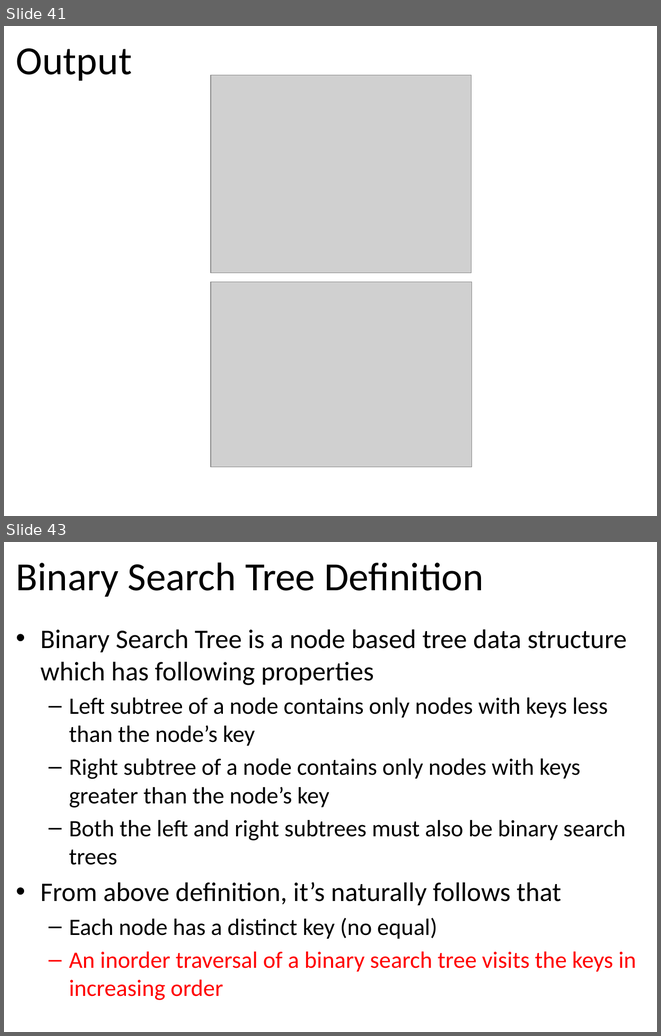
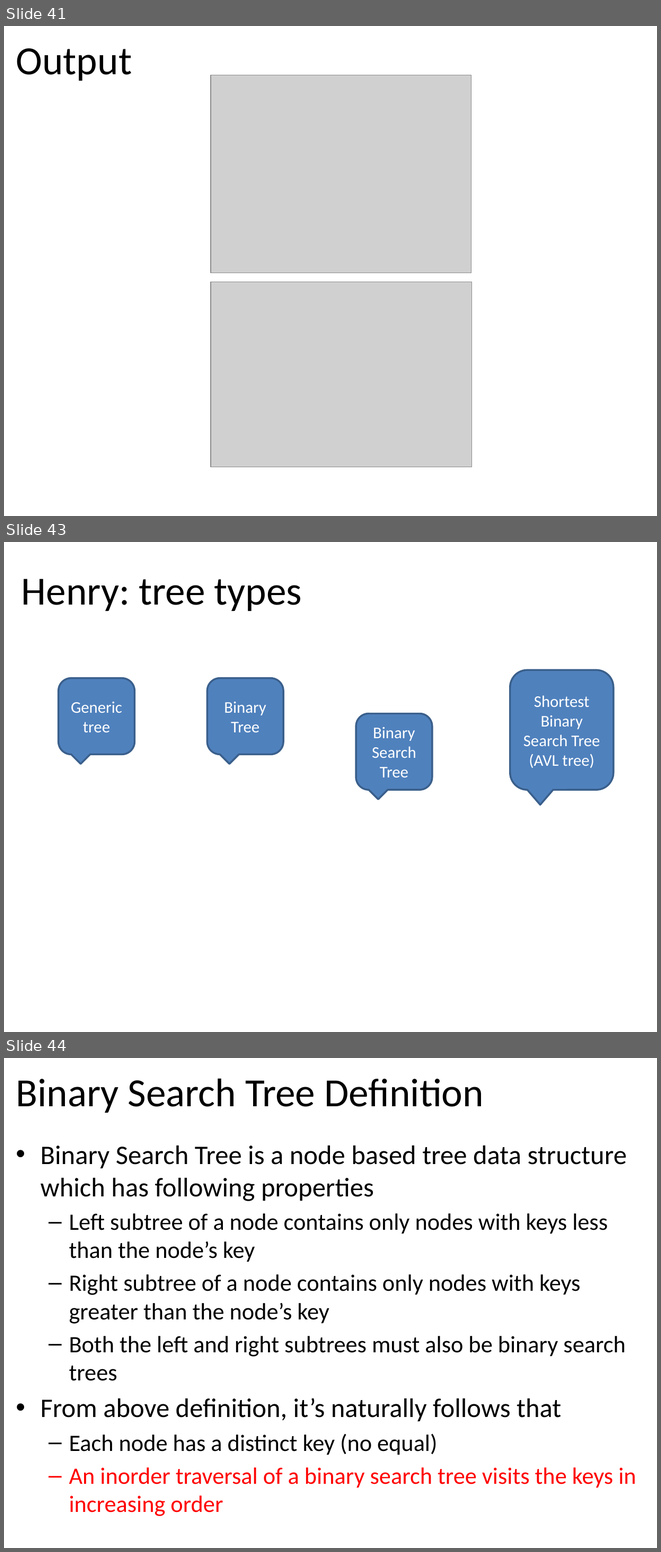
Before and after one commit to tutrunghieu/dsa-2017-java-tutorial, a slide deck: dsa2017-java-online/handouts/data-day05/Lecture 06 - Chapter 06 - Binary Trees - Day 1.pptx. Shown one above the other, each under a label of ours: slides 41 and 43 before the commit, slides 41, 43 and 44 after it; the slides between them are not shown. The pictures are 661x1036 and 661x1552 pixels, drawn with LibreOffice and Linux fonts; fonts in the diff are those of the drawing; grey boxes stand for pictures. Boxes give left, top, right and bottom in pixels: in the first picture for what was removed or moved away, otherwise in the second. Text is boxed around its words. In the diff, an @@ line names an element or a change of style, - is before the commit and + after.

```diff
--- a/dsa2017-java-online/handouts/data-day05/Lecture 06 - Chapter 06 - Binary Trees - Day 1.pptx
+++ b/dsa2017-java-online/handouts/data-day05/Lecture 06 - Chapter 06 - Binary Trees - Day 1.pptx
@@ slide 43 added at (4,542,657,1032), background #FFFFFF @@
@@ title added at (21,579,302,611), 44 pt, text #000000 @@
+Henry: tree types
@@ rounded speech box added at (58,678,134,754), fill #4F81BD, outline #3A5F8C 2 pt, 18 pt, text #FFFFFF @@
+Generic tree
@@ rounded speech box added at (207,678,283,754), fill #4F81BD, outline #3A5F8C 2 pt, 18 pt, text #FFFFFF @@
+Binary Tree
@@ rounded speech box added at (510,670,613,790), fill #4F81BD, outline #3A5F8C 2 pt, 18 pt, text #FFFFFF @@
+Shortest
+Binary Search Tree
+(AVL tree)
@@ rounded speech box added at (356,714,432,790), fill #4F81BD, outline #3A5F8C 2 pt, 18 pt, text #FFFFFF @@
+Binary Search Tree
@@ what was slide 43 is now slide 44 @@
```
Also in this commit, not shown: 7 slides changed, 3 other slides added, 4 slides removed, 6 other files.
